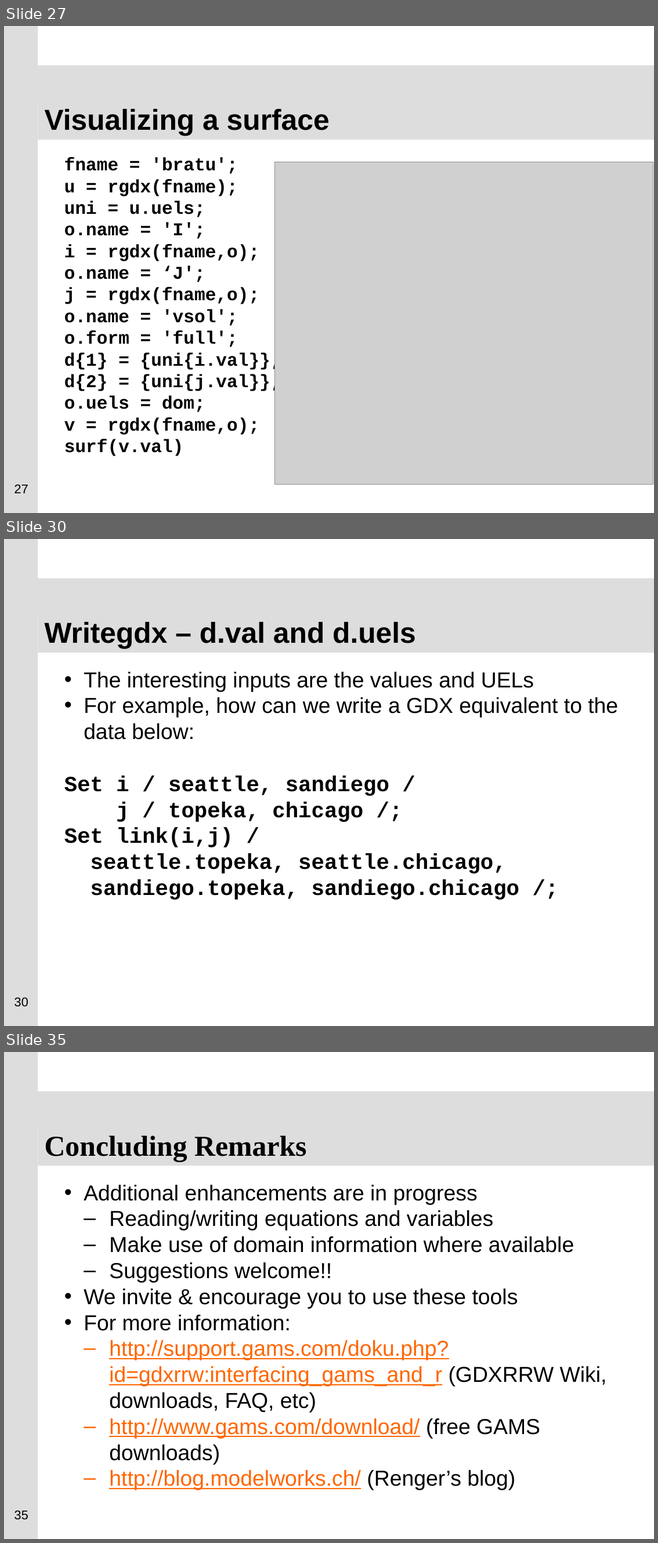
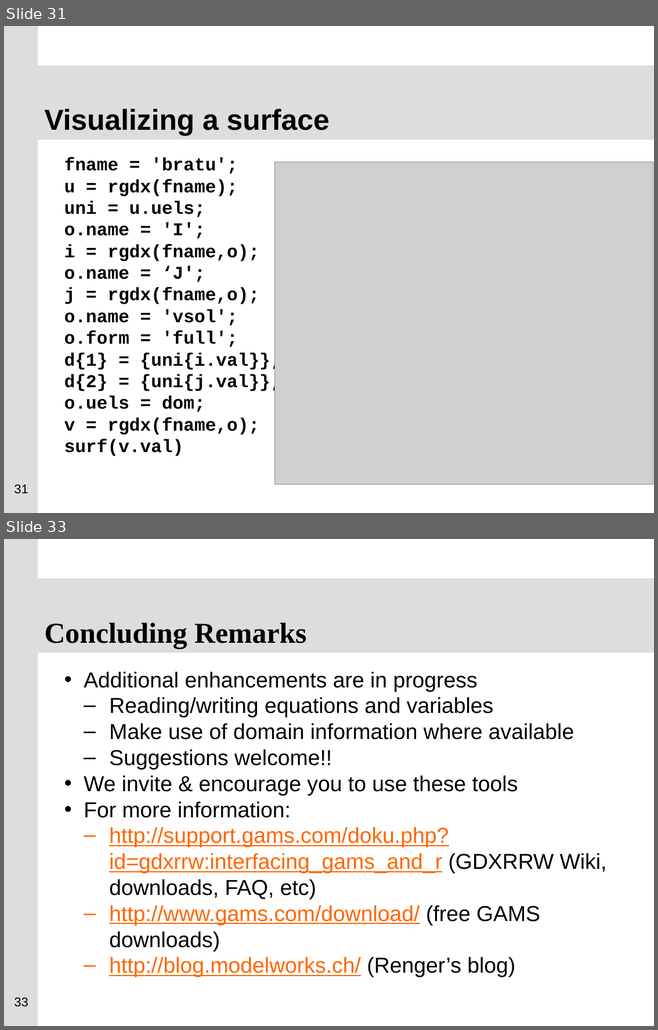
Before and after one commit to GAMS-dev/gdxrrw, a slide deck: sandbox/ISMP_Berlin_2012_GDXRRW.pptx. Shown one above the other, each under a label of ours: slides 27, 30 and 35 before the commit, slides 31 and 33 after it; the slides between them are not shown. The pictures are 658x1543 and 658x1030 pixels, drawn with LibreOffice and Linux fonts; fonts in the diff are those of the drawing; grey boxes stand for pictures; background and template pictures are left out. Boxes give left, top, right and bottom in pixels: in the first picture for what was removed or moved away, otherwise in the second. Text is boxed around its words. In the diff, an @@ line names an element or a change of style, - is before the commit and + after.

```diff
--- a/sandbox/ISMP_Berlin_2012_GDXRRW.pptx
+++ b/sandbox/ISMP_Berlin_2012_GDXRRW.pptx
@@ slide 30 removed at (4,539,654,1026), background #FFFFFF; not listed: 2 template elements that a slide beside it also shows @@
@@ title removed at (38,610,654,653) @@
-Writegdx – d.val and d.uels
@@ text removed at (64,672,618,900) @@
-• The interesting inputs are the values and UELs
-• For example, how can we write a GDX equivalent to the data below:
-Set i / seattle, sandiego /
-j / topeka, chicago /;
-Set link(i,j) /
-seattle.topeka, seattle.chicago,
-sandiego.topeka, sandiego.chicago /;
@@ page number removed at (14,997,28,1007) @@
-30
@@ what was slide 27 is now slide 31 @@
@@ page number at (14,484,28,494): text changed @@
-27
+31
@@ what was slide 35 is now slide 33 @@
@@ page number at (14,997,28,1007): text changed @@
-35
+33
```
Also in this commit, not shown: 3 slides changed, 5 slides added, 6 other slides removed.
